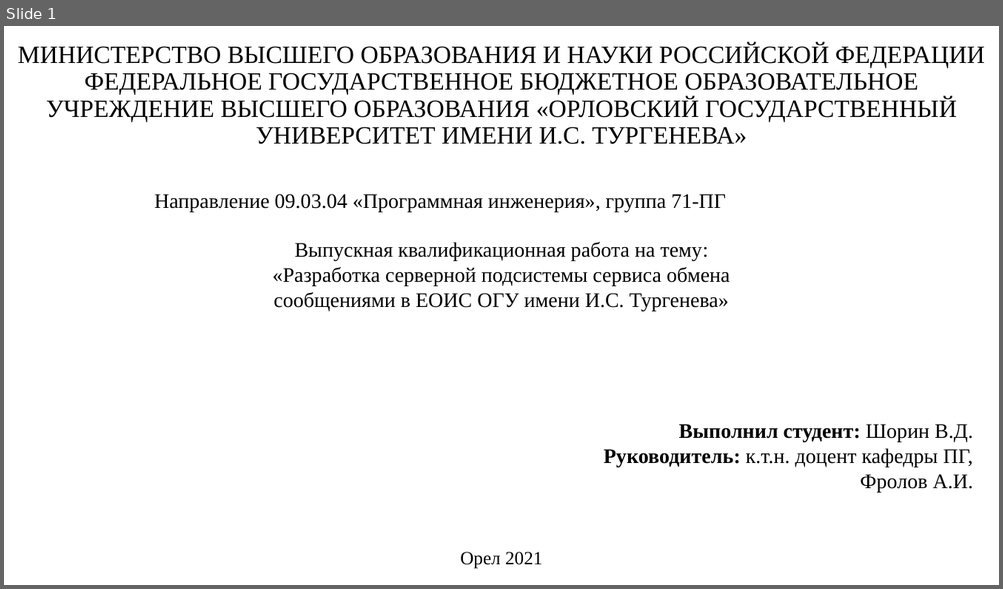
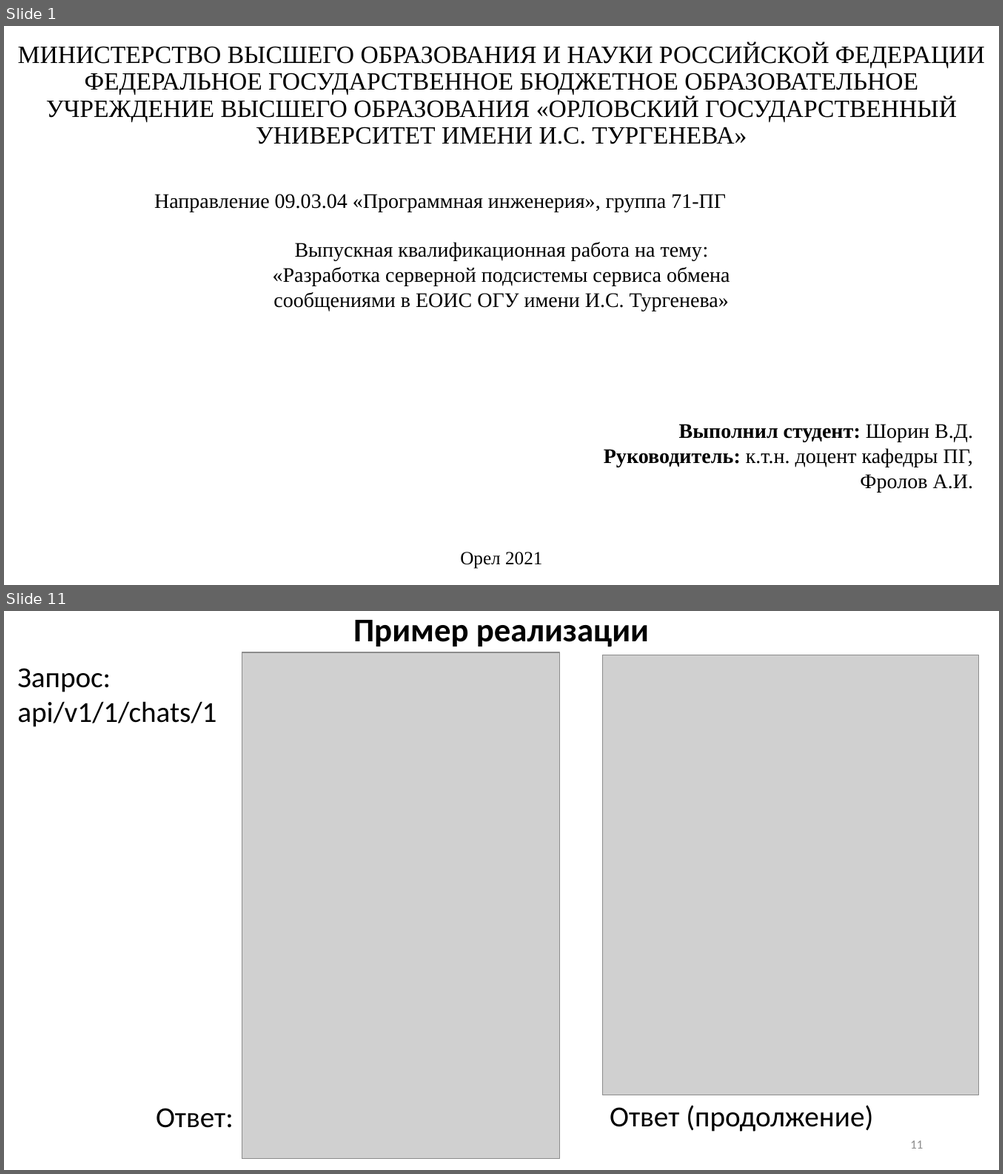
Before and after one commit to Kniger33/Institute, a slide deck: Diploma/Диплом/Преза/ВКР_Шорин.pptx. Shown one above the other, each under a label of ours: slide 1 before the commit, slides 1 and 11 after it; the slides between them are not shown. The pictures are 1003x589 and 1003x1174 pixels, drawn with LibreOffice and Linux fonts; fonts in the diff are those of the drawing; grey boxes stand for pictures. Boxes give left, top, right and bottom in pixels: in the first picture for what was removed or moved away, otherwise in the second. Text is boxed around its words. In the diff, an @@ line names an element or a change of style, - is before the commit and + after.

```diff
--- a/Diploma/Диплом/Преза/ВКР_Шорин.pptx
+++ b/Diploma/Диплом/Преза/ВКР_Шорин.pptx
@@ slide 11 added at (x1=4, y1=611, x2=999, y2=1170), background #FFFFFF @@
@@ title added at (x1=353, y1=620, x2=649, y2=647), 32 pt, text #000000, bold @@
+Пример реализации
@@ picture added at (x1=242, y1=652, x2=560, y2=1159) @@
@@ picture added at (x1=603, y1=655, x2=979, y2=1095) @@
@@ text added at (x1=17, y1=668, x2=216, y2=727), 28 pt, text #000000 @@
+Запрос:
+api/v1/1/chats/1
@@ text added at (x1=156, y1=1108, x2=233, y2=1128), 28 pt, text #000000 @@
+Ответ:
@@ text added at (x1=609, y1=1105, x2=873, y2=1132), 28 pt, text #000000 @@
+Ответ (продолжение)
@@ page number added at (x1=910, y1=1141, x2=922, y2=1149), 12 pt, text #8C8C8C @@
+11
```
Also in this commit, not shown: 6 slides changed, 4 other slides added, 2 slides removed, 2 other files.
